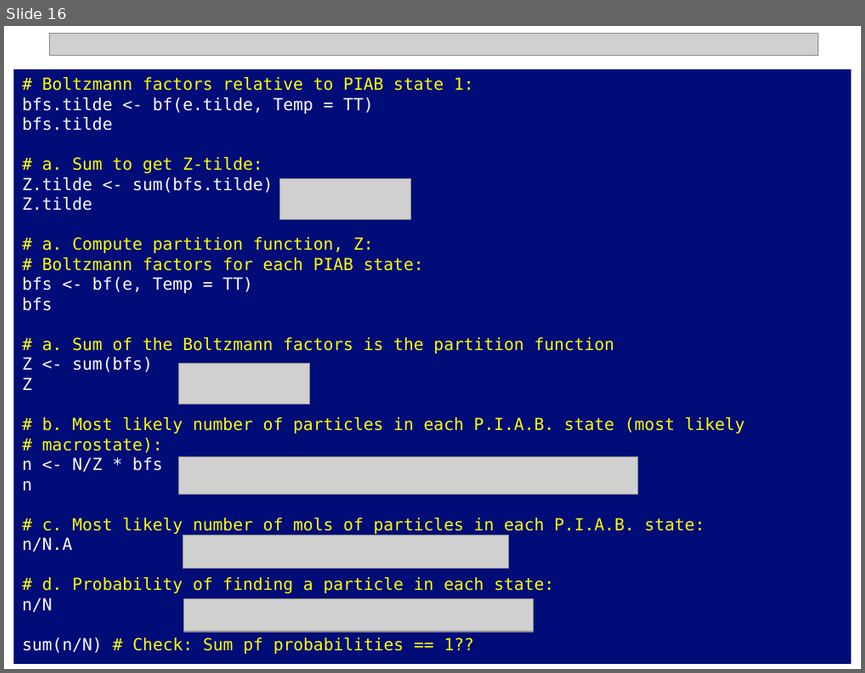
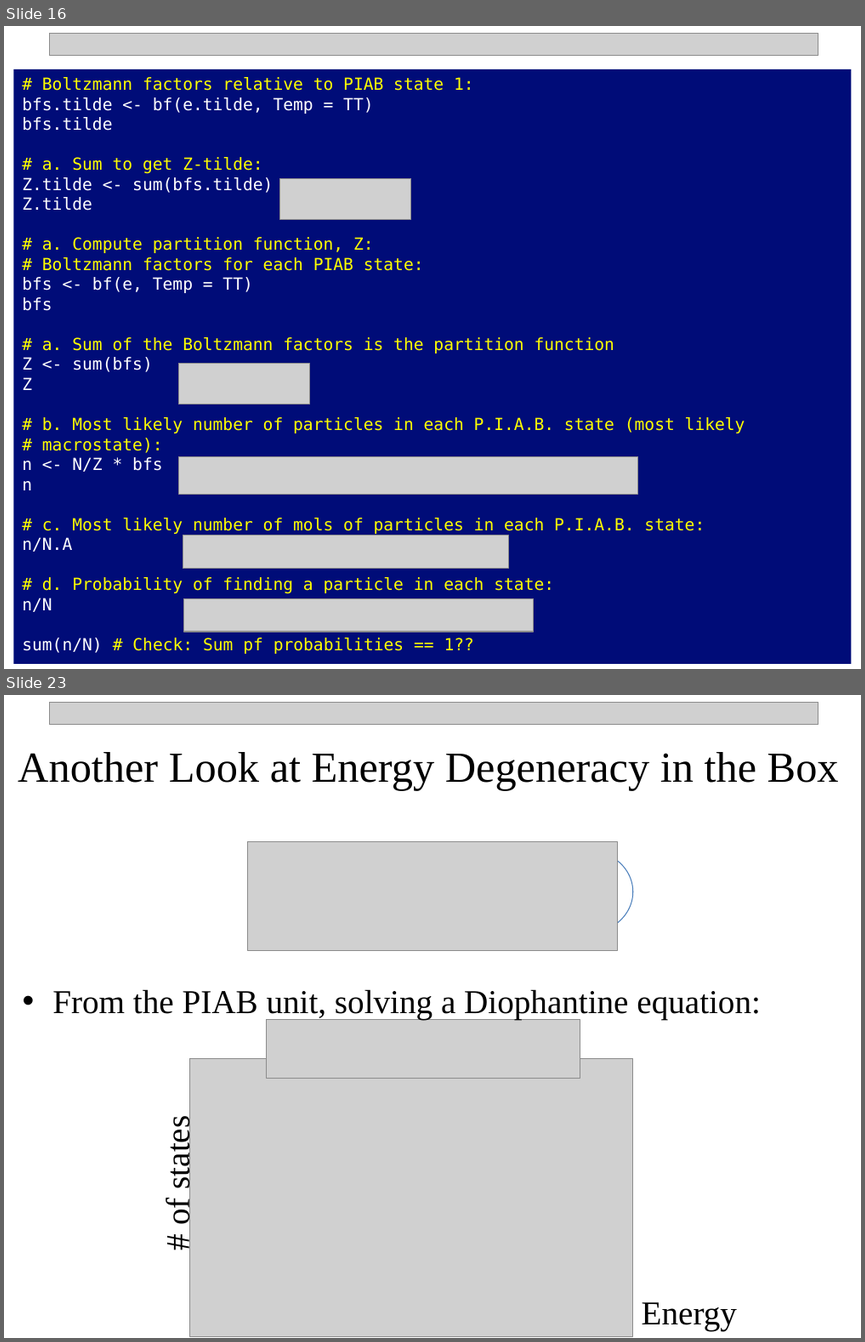
Before and after one commit to npetraco/CHE302, a slide deck: Notes/6_boltzmann.pptx. Shown one above the other, each under a label of ours: slide 16 before the commit, slides 16 and 23 after it; the slides between them are not shown. The pictures are 865x673 and 865x1342 pixels, drawn with LibreOffice and Linux fonts; fonts in the diff are those of the drawing; grey boxes stand for pictures. Boxes give left, top, right and bottom in pixels: in the first picture for what was removed or moved away, otherwise in the second. Text is boxed around its words. In the diff, an @@ line names an element or a change of style, - is before the commit and + after.

```diff
--- a/Notes/6_boltzmann.pptx
+++ b/Notes/6_boltzmann.pptx
@@ slide 23 added at box(4, 695, 861, 1338), background #FFFFFF @@
@@ picture added at box(49, 702, 818, 724) @@
@@ text added at box(18, 752, 839, 791), 36 pt, text #000000 @@
+Another Look at Energy Degeneracy in the Box
@@ picture added at box(247, 841, 618, 949) @@
@@ ellipse added at box(541, 850, 632, 932), outline #4B7EBC 0.75 pt @@
@@ text added at box(52, 989, 760, 1020), 28 pt, text #000000 @@
+• From the PIAB unit, solving a Diophantine equation:
@@ picture added at box(266, 1019, 579, 1078) @@
@@ picture added at box(190, 1058, 633, 1336) @@
@@ text added at box(160, 1122, 196, 1225), 28 pt, text #000000 @@
+# of states
@@ text added at box(642, 1302, 737, 1331), 28 pt, text #000000 @@
+Energy
```
Also in this commit, not shown: 7 slides changed, 13 other slides added.
